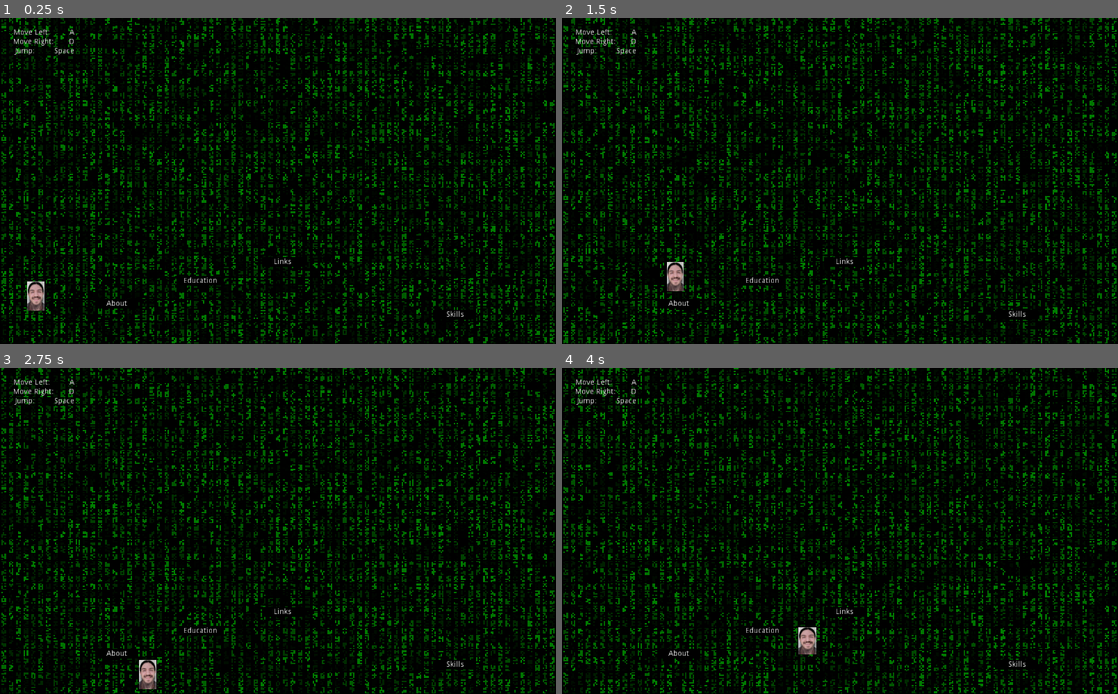
Above: before the commit, frames 1-4 (two rows, left to right).
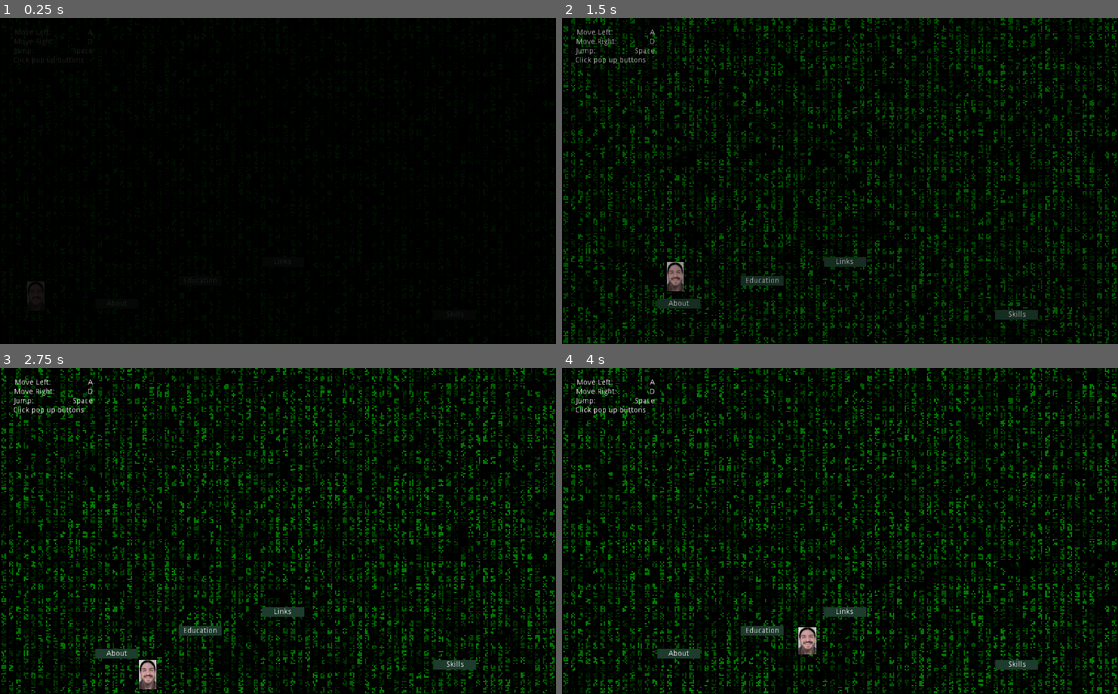
Above: after the commit, the same moments.

Repository: jayaarrgh/GodotResume
Game: Godot game, scene res://PlatformerResume.tscn
Two runs of this game, one before a commit and one after it. Both use one fixed random seed, a clock stepped at 60 frames per second and the inputs below.
Inputs:
- Up to frame 1 (0.25 s): no input
- Up to frame 2 (1.5 s): hold Right (ui_right) from 0.53 s (still down); tap Space (ui_select) at 0.77 s
- Up to frame 3 (2.75 s): tap Space (ui_select) at 1.52 s; release Right (ui_right) at 2.03 s; hold Left (ui_left) from 2.03 s (still down)
- Up to frame 4 (4 s): release Left (ui_left) at 2.78 s; hold Right (ui_right) from 2.78 s (still down); tap Space (ui_select) at 3.02, 3.77 s

The runs differ from the first frame. In frame 1, 22% of the frame differs, in the area x 0-100%, y 0-100%; in frame 2, 8.0%; in frame 3, 1.3%; in frame 4, 1.3%.

Commit message:
more jazz

Diff:
--- a/PlatformerResume.tscn
+++ b/PlatformerResume.tscn
@@ -50,6 +50,37 @@
 [sub_resource type="ShaderMaterial" id=17]
 shader = SubResource( 16 )
 
+[sub_resource type="Animation" id=18]
+length = 0.001
+tracks/0/type = "value"
+tracks/0/path = NodePath(".:modulate")
+tracks/0/interp = 1
+tracks/0/loop_wrap = true
+tracks/0/imported = false
+tracks/0/enabled = true
+tracks/0/keys = {
+"times": PoolRealArray( 0 ),
+"transitions": PoolRealArray( 1 ),
+"update": 0,
+"values": [ Color( 1, 1, 1, 1 ) ]
+}
+
+[sub_resource type="Animation" id=19]
+resource_name = "open"
+length = 2.0
+tracks/0/type = "value"
+tracks/0/path = NodePath(".:modulate")
+tracks/0/interp = 1
+tracks/0/loop_wrap = true
+tracks/0/imported = false
+tracks/0/enabled = true
+tracks/0/keys = {
+"times": PoolRealArray( 0, 2 ),
+"transitions": PoolRealArray( 1, 1 ),
+"update": 0,
+"values": [ Color( 0, 0, 0, 1 ), Color( 1, 1, 1, 1 ) ]
+}
+
 [sub_resource type="RectangleShape2D" id=1]
 extents = Vector2( 512, 10 )
 
@@ -217,7 +248,7 @@
 "times": PoolRealArray( 0, 0.5 ),
 "transitions": PoolRealArray( 1, 1 ),
 "update": 0,
-"values": [ Vector2( -177, -13 ), Vector2( -171, -116 ) ]
+"values": [ Vector2( -145, -13 ), Vector2( -145, -116 ) ]
 }
 
 [sub_resource type="Animation" id=12]
@@ -402,6 +433,11 @@
 anchor_right = 1.0
 anchor_bottom = 1.0
 
+[node name="AnimationPlayer" type="AnimationPlayer" parent="."]
+autoplay = "open"
+anims/RESET = SubResource( 18 )
+anims/open = SubResource( 19 )
+
 [node name="Node2D" type="Node2D" parent="."]
 
 [node name="Floor" type="StaticBody2D" parent="Node2D"]
@@ -430,7 +466,7 @@
 script = ExtResource( 2 )
 
 [node name="Sprite" type="Sprite" parent="Node2D/PlatformAbout"]
-self_modulate = Color( 0, 0, 0, 1 )
+self_modulate = Color( 0.113725, 0.235294, 0.176471, 1 )
 position = Vector2( -0.5, -1.90735e-06 )
 scale = Vector2( 1.64583, 0.375 )
 texture = ExtResource( 3 )
@@ -470,7 +506,7 @@
 script = ExtResource( 2 )
 
 [node name="Sprite" type="Sprite" parent="Node2D/PlatformAbout2"]
-self_modulate = Color( 0, 0, 0, 1 )
+self_modulate = Color( 0.113725, 0.235294, 0.176471, 1 )
 position = Vector2( -0.5, -1.90735e-06 )
 scale = Vector2( 1.64583, 0.375 )
 texture = ExtResource( 3 )
@@ -489,10 +525,10 @@
 visible = false
 margin_left = -171.0
 margin_top = -116.0
-margin_right = 176.0
+margin_right = 114.0
 margin_bottom = -102.0
-rect_pivot_offset = Vector2( 176, 7 )
-text = "I studied philosophy at the University of Missouri"
+rect_pivot_offset = Vector2( 145, 7 )
+text = "B.A. Philosophy at the University of Missouri"
 
 [node name="Area2D" type="Area2D" parent="Node2D/PlatformAbout2"]
 monitorable = false
@@ -510,7 +546,7 @@
 script = ExtResource( 2 )
 
 [node name="Sprite" type="Sprite" parent="Node2D/PlatformAbout3"]
-self_modulate = Color( 0, 0, 0, 1 )
+self_modulate = Color( 0.113725, 0.235294, 0.176471, 1 )
 position = Vector2( -0.5, -1.90735e-06 )
 scale = Vector2( 1.64583, 0.375 )
 texture = ExtResource( 3 )
@@ -567,7 +603,7 @@
 script = ExtResource( 2 )
 
 [node name="Sprite" type="Sprite" parent="Node2D/PlatformAbout4"]
-self_modulate = Color( 0, 0, 0, 1 )
+self_modulate = Color( 0.113725, 0.235294, 0.176471, 1 )
 position = Vector2( -0.5, -1.90735e-06 )
 scale = Vector2( 1.64583, 0.375 )
 texture = ExtResource( 3 )
@@ -587,7 +623,7 @@
 margin_left = -171.0
 margin_top = -116.0
 margin_right = 9.0
-margin_bottom = -85.0
+margin_bottom = -68.0
 rect_pivot_offset = Vector2( 88, 16 )
 text = "C++, C#, Python, Golang
 GLSL, Godot Evangelist
@@ -623,9 +659,10 @@
 margin_top = 20.0
 margin_right = 137.0
 margin_bottom = 68.0
-text = "Move Left:         A
-Move Right:       D
-Jump:         Space"
+text = "Move Left:                 A
+Move Right:               D
+Jump:                  Space
+Click pop up buttons    "
 align = 2
 
 [connection signal="body_entered" from="Node2D/PlatformAbout/Area2D" to="Node2D/PlatformAbout" method="_on_Area2D_body_entered"]
Not shown: 1 places in PlatformerResume.tscn that only renumber resources
